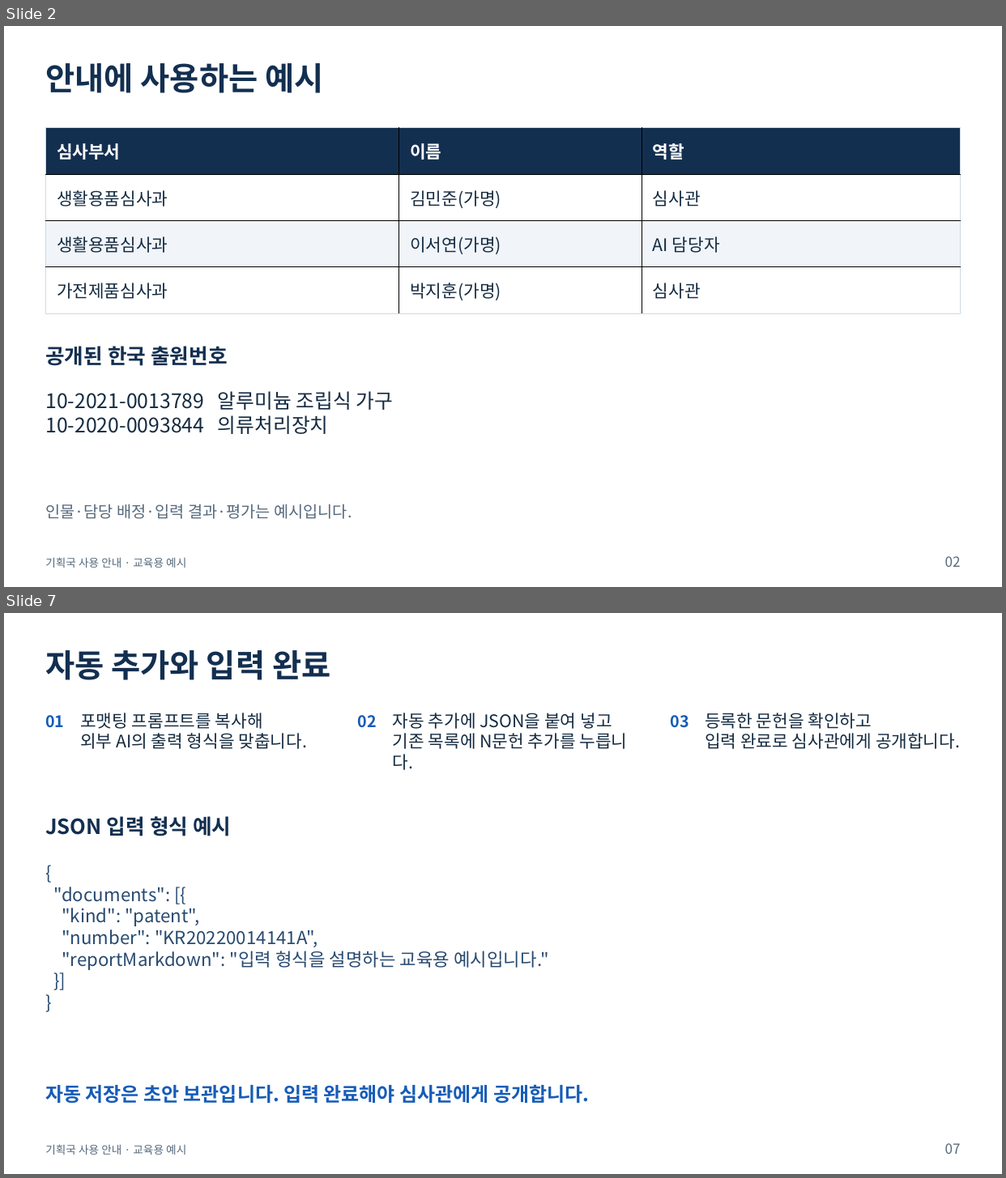
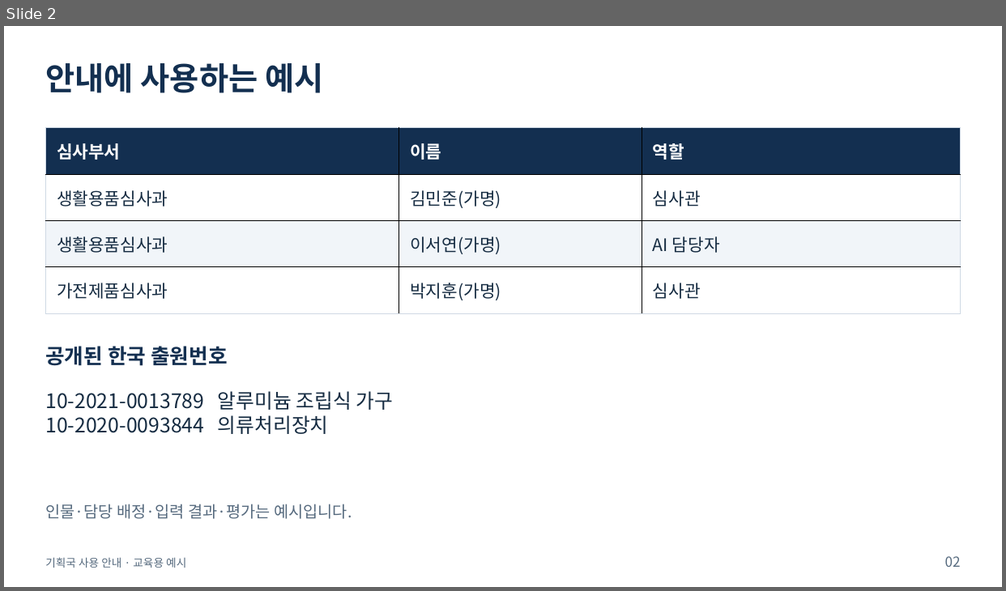
Before and after one commit to sohnjun96/PatentExamTools, a slide deck: docs/user-guides/기획국_AI검색결과평가_사용안내.pptx. Shown one above the other, each under a label of ours: slides 2 and 7 before the commit, slide 2 after it; the slides between them are not shown. The pictures are 1006x1178 and 1006x591 pixels, drawn with LibreOffice and Linux fonts; fonts in the diff are those of the drawing. Boxes give left, top, right and bottom in pixels: in the first picture for what was removed or moved away, otherwise in the second. Text is boxed around its words. In the diff, an @@ line names an element or a change of style, - is before the commit and + after.

```diff
--- a/docs/user-guides/기획국_AI검색결과평가_사용안내.pptx
+++ b/docs/user-guides/기획국_AI검색결과평가_사용안내.pptx
@@ slide 7 removed at <box>4,613,1002,1174</box>, background #FFFFFF @@
@@ text removed at <box>45,650,330,680</box> @@
-자동 추가와 입력 완료
@@ text removed at <box>45,715,64,728</box> @@
-01
@@ text removed at <box>80,713,308,749</box> @@
-포맷팅 프롬프트를 복사해
-외부 AI의 출력 형식을 맞춥니다.
@@ text removed at <box>358,715,377,728</box> @@
-02
@@ text removed at <box>393,713,628,770</box> @@
-자동 추가에 JSON을 붙여 넣고
-기존 목록에 N문헌 추가를 누릅니다.
@@ text removed at <box>670,715,688,728</box> @@
-03
@@ text removed at <box>705,713,960,749</box> @@
-등록한 문헌을 확인하고
-입력 완료로 심사관에게 공개합니다.
@@ text removed at <box>45,816,231,837</box> @@
-JSON 입력 형식 예시
@@ text removed at <box>53,887,548,970</box> @@
-{
-"documents": [{
-"kind": "patent",
-"number": "KR20220014141A",
-"reportMarkdown": "입력 형식을 설명하는 교육용 예시입니다."
-}]
-}
@@ text removed at <box>45,1084,589,1103</box> @@
-자동 저장은 초안 보관입니다. 입력 완료해야 심사관에게 공개합니다.
@@ text removed at <box>45,1144,186,1155</box> @@
-기획국 사용 안내 · 교육용 예시
@@ text removed at <box>945,1144,961,1154</box> @@
-07
```
Also in this commit, not shown: 7 slides changed, 7 slides added, 1 other file.
